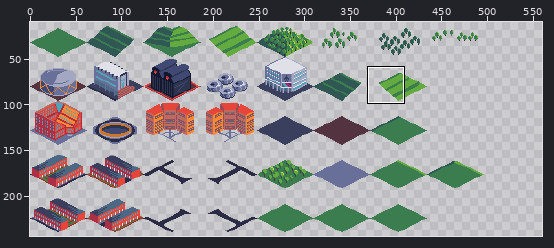
Sprite sheet -- CityMap.png. Above: a wide view before the commit, with the close-up outlined.
Close-up. Before the edit:
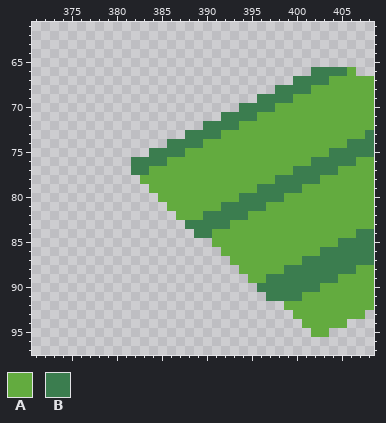
The file is 512x256 pixels. Shown: x 371..408, y 61..97. The old version is drawn lined up with the new one, on the new canvas. The wide view leaves out empty margins. The commit also changed other parts of the picture, which this record leaves out.
Palette (. is transparent): A #63ab3f  B #3b7d4f
Pixels before, first column x 382:
66 ....................BBBBA..
67 ..................BBBBAAAAA
68 ................BBBBAAAAAAA
69 ..............BBBBAAAAAAAAA
70 ............BBBBAAAAAAAAAAA
71 ..........BBBBAAAAAAAAAAAAA
72 ........BBBBAAAAAAAAAAAAAAA
73 ......BBBBAAAAAAAAAAAAAAAAB
74 ....BBBBAAAAAAAAAAAAAAAABBB
75 ..BBBBAAAAAAAAAAAAAAAABBBBB
76 BBBBAAAAAAAAAAAAAAAABBBBBAA
77 BBAAAAAAAAAAAAAAAABBBBBAAAA
78 .AAAAAAAAAAAAAAABBBBBAAAAAA
79 ..AAAAAAAAAAAABBBBBAAAAAAAA
80 ...AAAAAAAAABBBBBAAAAAAAAAA
81 ....AAAAAABBBBBAAAAAAAAAAAA
82 .....AAABBBBBAAAAAAAAAAAAAA
83 ......BBBBBAAAAAAAAAAAAAAAA
84 .......BBAAAAAAAAAAAAAAAABB
85 .........AAAAAAAAAAAAAABBBB
86 ..........AAAAAAAAAAABBBBBB
87 ...........AAAAAAAABBBBBBBB
88 ............AAAAABBBBBBBBAA
89 .............AABBBBBBBBAAAA
90 ..............BBBBBBBAAAAAA
91 ...............BBBBAAAAAAAA
92 .................AAAAAAAAAA
93 ..................AAAAAAAA.
94 ...................AAAAA...
95 ....................AA.....
Once edited:
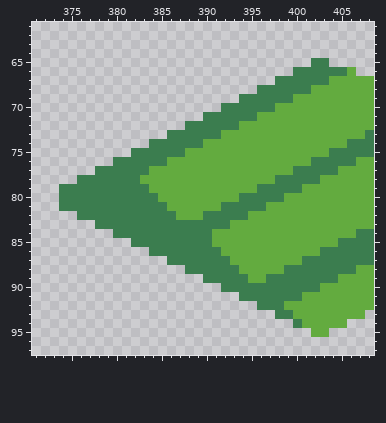
The edit:
canvas 512x256 -> 560x256
y 65: x 402..403 .. -> BB
y 66: x 400..401 .. -> BB
y 67: x 398..399 .. -> BB
y 68: x 396..397 .. -> BB
y 69: x 394..395 .. -> BB
y 70: x 392..393 .. -> BB
y 71: x 390..391 .. -> BB
y 72: x 388..389 .. -> BB
y 73: x 386..387 .. -> BB
y 74: x 384..385 .. -> BB
y 75: x 382..383 .. -> BB
y 76: x 380..381 .. -> BB
y 77: x 378..381 .... -> BBBB
y 78: x 376..382 ....... -> BBBBBBB
y 79: x 374..383 .......... -> BBBBBBBBBB
y 80: x 374..384 ........... -> BBBBBBBBBBB
y 81: x 374..385 ............ -> BBBBBBBBBBBB
y 82: x 376..386 ........... -> BBBBBBBBBBB
y 83: x 378..387 .......... -> BBBBBBBBBB
y 84: x 380..388 ......... -> BBBBBBBBB
y 85: x 382..390 ......... -> BBBBBBBBB
y 86: x 384..391 ........ -> BBBBBBBB
y 87: x 386..392 ....... -> BBBBBBB
y 88: x 388..393 ...... -> BBBBBB
y 89: x 390..394 ..... -> BBBBB
y 90: x 392..395 .... -> BBBB
y 91: x 394..396 ... -> BBB
y 92: x 396..398 ... -> BBB
y 93: x 398..399 .. -> BB
y 94: x 400 . -> B
Pixel boxes of the changes (left, top, right, bottom) in both close-ups:
added: (59, 58, 329, 328)
